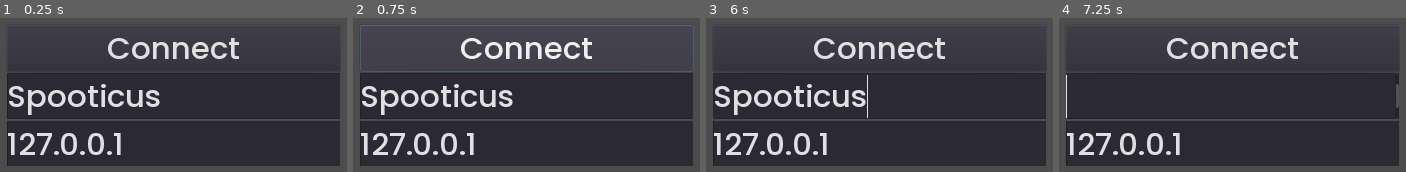
Above: before the commit, frames 1-4 (left to right).
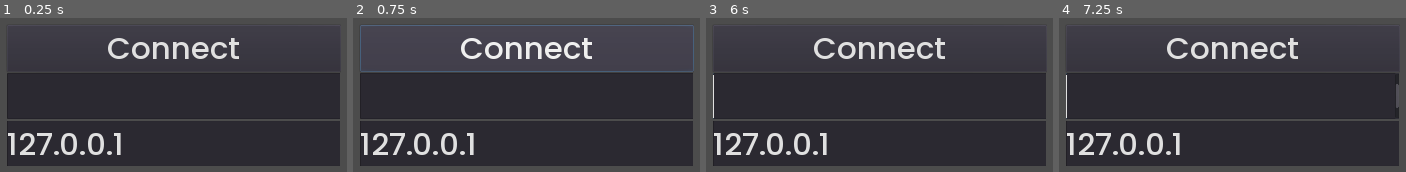
Above: after the commit, the same moments.

Repository: Spootikai/family_splatters
Game: Godot game, scene res://scenes/MainMenu.tscn
Same seed, same stepped clock (60 frames per second), same inputs: the game is played once before the commit and once after it.
Inputs (mouse positions are in pixels of both pictures, inside the frame that each line leads up to):
- Up to frame 1 (0.25 s): no input
- Up to frame 2 (0.75 s): click "Connect" at 0.5 s
- Up to frame 3 (6 s): move the mouse to (outside the picture) at 1.27 s; press the mouse at (outside the picture) at 1.28 s; move the mouse to (719, 118) at 2.02 s; release the mouse at (719, 118) at 2.03 s; right-click (719, 118) at 2.1 s; move the mouse to (outside the picture) at 2.77 s; press the mouse at (outside the picture) at 2.78 s; move the mouse to (outside the picture) at 3.52 s; release the mouse at (outside the picture) at 3.53 s; right-click (outside the picture) at 3.6 s; move the mouse to (outside the picture) at 4.27 s; press the mouse at (outside the picture) at 4.28 s; move the mouse to (outside the picture) at 5.02 s; release the mouse at (outside the picture) at 5.03 s; right-click (outside the picture) at 5.1 s; move the mouse to (921, 96) at 5.77 s; press the mouse at (921, 96) at 5.78 s
- Up to frame 4 (7.25 s): tap Enter (ui_accept) at 6.5, 6.77 s; move the mouse to (outside the picture) at 6.52 s; release the mouse at (outside the picture) at 6.53 s; right-click (outside the picture) at 6.6 s

The runs differ from the first frame. In frame 1, 2.7% of the frame differs, in the area x 2-47%, y 42-63%; in frame 2, 2.7%; in frame 3, 2.8%, in the area x 2-47%, y 37-65%; in frame 4, nothing differs.

Commit message:
Rewrite of networking code from main

Diff:
--- a/scenes/ColorButton.gd
+++ b/scenes/ColorButton.gd
@@ -1,9 +1,15 @@
 extends TextureButton
 
 export var color: Color
+onready var pale_weight = 0.2
 
 func _ready():
 	self.modulate = color
 
+func _disable():
+	self.modulate = color.blend(Color(0, 0, 0, pale_weight))
+	self.flip_h = true
+	self.disabled = true
+
 func _on_TextureButton_pressed():
-	self.find_parent("ColorPicker").button_pressed(color)
+	self.find_parent("ColorPicker").button_pressed(color.to_html())
--- a/scenes/ColorPicker.gd
+++ b/scenes/ColorPicker.gd
@@ -1,19 +1,16 @@
 extends Control
 
-
-func _ready():
-	Server.fetchPlayerData()
+onready var await_server = false
 
 func button_pressed(color):
-	PlayerSettings.color = color
-	Server.requestPlayerSettings(color.to_html(), PlayerSettings.title, self.get_instance_id())
+	Server.fetchColorAvailable(color, self.get_instance_id())
 
-func acceptPlayerSettings():
-	queue_free()
-	Server.fetchPlayerData()
-
-func denyPlayerSettings(type):
-	if type == "title":
-		PlayerSettings.title = str(Server.self_id)
-	if type == "color":
-		PlayerSettings.color = Color(250, 250, 250).to_html()
+func returnColorAvailable(color, s_value):
+	match s_value:
+		true:
+			Server.fetchLobbyJoin(color, PlayerSettings.title)
+			queue_free()
+		false:
+			for button in $Panel/GridContainer.get_children():
+				if button.color.to_html() == color:
+					button._disable()
--- a/scenes/Game.gd
+++ b/scenes/Game.gd
@@ -1,9 +1,3 @@
-
 extends Node2D
 
 var player_instance = preload("res://scenes/Player.tscn")
-
-func replicatePlayer(s_id):
-	var new_player_instance = player_instance.instance()
-	self.add_child(new_player_instance)
-	new_player_instance.game_id = s_id
--- a/scenes/Game.tscn
+++ b/scenes/Game.tscn
@@ -1,3 +1,4 @@
+
 [gd_scene load_steps=6 format=2]
 
 [ext_resource path="res://scenes/Game.gd" type="Script" id=1]
--- a/scenes/Lobby.gd
+++ b/scenes/Lobby.gd
@@ -1,41 +1,46 @@
 extends Control
 
-onready var colorpicker_instance = preload("res://scenes/ColorPicker.tscn")
 
 
+onready var colorpicker_instance = preload("res://scenes/ColorPicker.tscn")
 func _ready():
+	Server.connect("server_update", self, "_on_server_update")
+	Server.finishLoading()
+
+	# Create an instance of the color picker menu as soon as the lobby is loaded
 	var new_colorpicker = colorpicker_instance.instance()
 	$CenterContainer.add_child(new_colorpicker)
 
 func _process(delta):
-	# Every tick the button will be enabled if the player is host, and disabled otherwise
-	$CenterContainer/Button.disabled = !PlayerSettings.is_host
-
-	# Recreate the colorpicker
+	# Recreate the colorpicker if it has been closed
 	if get_node_or_null("CenterContainer/ColorPicker") == null:
 		if Input.is_action_just_pressed("escape"):
 			var new_colorpicker = colorpicker_instance.instance()
 			$CenterContainer.add_child(new_colorpicker)
 
+onready var lobby_icon_instance = preload("res://scenes/LobbyIcon.tscn")
+func _on_server_update():
+	# Every update the button will be enabled if the player is host, and disabled otherwise
+	$CenterContainer/Button.disabled = !PlayerSettings.is_host
+
+	for i in Server.players.size():
+		if !$IconHolder.get_child(i):
+			var new_lobby_icon = lobby_icon_instance.instance()
+			$IconHolder.add_child(new_lobby_icon)
+
+	# Re adjust all existing lobby icons
+	if $IconHolder.get_child_count() > 0:
+		for i in $IconHolder.get_child_count():
+			var lobby_icon = $IconHolder.get_child(i)
+
+			# Destroy excess lobby icons, and re tag existing ones
+			if Server.players.size() < i+1:
+				lobby_icon.queue_free()
+			else:
+				var icon_id = Server.players.keys()[i]
+				lobby_icon.get_node("Sprite").modulate = Server.players[icon_id].color
+				lobby_icon.get_node("Label").text = Server.players[icon_id].title
+
+
 func _on_Button_pressed():
 	Server.startGameRequest()
-
-var lobby_icon_instance = preload("res://scenes/LobbyIcon.tscn")
-func updateLobbyIcons():
-	if $IconHolder.get_child_count() == Server.players.keys().size():
-		for i in Server.players.keys().size():
-			var child = $IconHolder.get_child(i)
-			var key = Server.players.keys()[i]
-
-			child.get_node("Sprite").modulate = Server.players[key][0]
-			child.get_node("Label").text = Server.players[key][1]
-	else:
-		if $IconHolder.get_child_count() < Server.players.keys().size():
-			var new_lobby_icon = lobby_icon_instance.instance()
-			$IconHolder.add_child(new_lobby_icon)
-		if $IconHolder.get_child_count() > Server.players.keys().size():
-			for child in $IconHolder.get_children():
-				if Server.players.keys().find(child.player_id):
-					pass
-				else:
-					child.queue_free()
--- a/scenes/Lobby.tscn
+++ b/scenes/Lobby.tscn
@@ -1,7 +1,8 @@
-[gd_scene load_steps=3 format=2]
+[gd_scene load_steps=4 format=2]
 
 [ext_resource path="res://scenes/Lobby.gd" type="Script" id=1]
 [ext_resource path="res://themes/main_menu.tres" type="Theme" id=2]
+[ext_resource path="res://scenes/LobbyIcon.tscn" type="PackedScene" id=3]
 
 [node name="Lobby" type="Control"]
 anchor_right = 1.0
@@ -10,9 +11,13 @@
 script = ExtResource( 1 )
 
 [node name="IconHolder" type="HBoxContainer" parent="."]
-margin_right = 1920.0
-margin_bottom = 236.0
+margin_left = 280.0
+margin_right = 5336.0
+margin_bottom = 540.0
+rect_scale = Vector2( 0.25, 0.25 )
 size_flags_horizontal = 0
+
+[node name="LobbyIcon" parent="IconHolder" instance=ExtResource( 3 )]
 
 [node name="CenterContainer" type="CenterContainer" parent="."]
 anchor_right = 1.0
--- a/scenes/LobbyIcon.gd
+++ b/scenes/LobbyIcon.gd
@@ -1,6 +1,2 @@
+
 extends Control
-
-var player_id = -1
-
-func _ready():
-	Server.fetchPlayerData()
--- a/scenes/MainMenu.gd
+++ b/scenes/MainMenu.gd
@@ -3,10 +3,11 @@
 
 func _on_Button_pressed():
 	Server.connect_to_server($VBoxContainer/Adress.text)
+	_update()
 
-func _ready():
-	_on_Username_text_changed()
+func _update():
+	PlayerSettings.title = $VBoxContainer/Username.text
 
 # Update player settings
 func _on_Username_text_changed():
-	PlayerSettings.title = $VBoxContainer/Username.text
+	_update()
--- a/scenes/MainMenu.tscn
+++ b/scenes/MainMenu.tscn
@@ -31,7 +31,6 @@
 margin_right = 800.0
 margin_bottom = 226.0
 rect_min_size = Vector2( 0, 110 )
-text = "Spooticus"
 
 [node name="Adress" type="TextEdit" parent="VBoxContainer"]
 margin_top = 230.0
--- a/scenes/Settings.gd
+++ b/scenes/Settings.gd
@@ -1,22 +1,43 @@
 
 extends Control
 
+var playerName
+var screenSizes = 0
+# Called when the node enters the scene tree for the first time.
+func _ready():
+	if(screenSizes < 2):
+		get_node("Panel/OptionButton").add_item("Windowed")
+		get_node("Panel/OptionButton").add_item("Fullscreen")
+		screenSizes+=2
 
-# Declare member variables here. Examples:
+func _on_TextureButton_pressed():
+	# Change Functionality to pass player name somewhere when closing settings
+	# Possibly check for name availability
+	print(playerName)
+	print(get_node("Panel/OptionButton").selected)
+	queue_free()
+
+# Checks for changes in volume
+func _on_VolumeSlider_value_changed(value):
+	$Panel/Volume_Level.text = str(value)
 
 
+func _on_MenuMusic_value_changed(value):
+	$Panel/Menu_Level.text = str(value)
 
-# Called when the node enters the scene tree for the first time.
-func _ready():
-	pass
+
+func _on_GameMusic_value_changed(value):
+	$Panel/Game_Level.text = str(value)
+
+# Get name from the name textbox
+func _on_LineEdit_text_changed(new_text):
+	playerName = new_text
 
 
 
 
-
-func _on_TextureButton_pressed():
-	queue_free()
-
-
-func _on_VolumeSlider_value_changed(value):
-	$Panel/VolumeLabel.text = str(value)
+func _on_OptionButton_item_selected(index):
+	if(index == 0):
+		print("Windowed Mode")
+	if(index == 1):
+		print("Fullscreen")
--- a/scenes/Settings.tscn
+++ b/scenes/Settings.tscn
@@ -6,10 +6,28 @@
 [ext_resource path="res://assets/UI Art/familysplatter-panel.png" type="Texture" id=4]
 [ext_resource path="res://assets/UI Art/exit-normal.png" type="Texture" id=5]
 [ext_resource path="res://assets/UI Art/exit-pressed.png" type="Texture" id=6]
+[ext_resource path="res://assets/UI Art/slider-dragger-focus.png" type="Texture" id=7]
+[ext_resource path="res://assets/UI Art/slider-dragger.png" type="Texture" id=8]
+[ext_resource path="res://assets/UI Art/slider-base.png" type="Texture" id=9]
+[ext_resource path="res://assets/UI Art/slider-fill.png" type="Texture" id=10]
 
 [sub_resource type="StyleBoxTexture" id=1]
 texture = ExtResource( 4 )
 region_rect = Rect2( 0, 0, 930, 890 )
+
+[sub_resource type="StyleBoxTexture" id=2]
+texture = ExtResource( 9 )
+region_rect = Rect2( 0, 0, 411, 19 )
+
+[sub_resource type="StyleBoxTexture" id=4]
+texture = ExtResource( 10 )
+region_rect = Rect2( 0, 0, 401, 12 )
+
+[sub_resource type="StyleBoxTexture" id=3]
+texture = ExtResource( 10 )
+region_rect = Rect2( 0, 0, 401, 12 )
+
+[sub_resource type="Theme" id=5]
 
 [node name="Control" type="Control"]
 anchor_right = 1.0
@@ -21,42 +39,15 @@
 anchor_top = 0.5
 anchor_right = 0.5
 anchor_bottom = 0.5
-margin_left = -450.0
-margin_top = -425.0
-margin_right = 450.0
-margin_bottom = 425.0
+margin_left = -454.0
+margin_top = -426.0
+margin_right = 446.0
+margin_bottom = 424.0
+rect_pivot_offset = Vector2( 509, 246 )
 theme = ExtResource( 1 )
 custom_styles/panel = SubResource( 1 )
 
-[node name="VolumeSlider" type="HSlider" parent="Panel"]
-anchor_left = 0.5
-anchor_right = 0.5
-margin_left = -213.5
-margin_top = 150.0
-margin_right = 213.5
-margin_bottom = 37.0
-
-[node name="SettingsLabel" type="Label" parent="Panel"]
-anchor_left = 0.5
-anchor_right = 0.5
-margin_left = -88.5
-margin_top = 25.0
-margin_right = 88.5
-margin_bottom = 31.0
-text = "Settings"
-align = 1
-
-[node name="Sound" type="Label" parent="Panel"]
-anchor_left = 0.5
-anchor_right = 0.5
-margin_left = -88.5
-margin_top = 105.0
-margin_right = 88.5
-margin_bottom = 31.0
-text = "Volume"
-align = 1
-
-[node name="TextureButton" type="TextureButton" parent="Panel"]
+[node name="ExitButton" type="TextureButton" parent="Panel"]
 anchor_right = 0.083
 margin_left = 800.0
 margin_top = 58.0
@@ -67,13 +58,147 @@
 texture_pressed = ExtResource( 6 )
 texture_hover = ExtResource( 2 )
 
-[node name="VolumeLabel" type="Label" parent="Panel"]
+[node name="VolumeSlider" type="HSlider" parent="Panel"]
+anchor_left = 0.5
+anchor_right = 0.5
+margin_left = -213.0
+margin_top = 174.0
+margin_right = 213.5
+margin_bottom = 198.0
+custom_icons/grabber_highlight = ExtResource( 7 )
+custom_icons/grabber = ExtResource( 8 )
+custom_styles/slider = SubResource( 2 )
+custom_styles/grabber_area_highlight = SubResource( 4 )
+custom_styles/grabber_area = SubResource( 3 )
+value = 50.0
+
+[node name="SettingsLabel" type="Label" parent="Panel"]
+anchor_left = 0.5
+anchor_right = 0.5
+margin_left = -88.5
+margin_top = 33.0
+margin_right = 88.5
+margin_bottom = 61.0
+theme = SubResource( 5 )
+text = "Settings"
+align = 1
+
+[node name="Sound" type="Label" parent="Panel"]
+anchor_left = 0.5
+anchor_right = 0.5
+margin_left = -88.5
+margin_top = 129.0
+margin_right = 88.5
+margin_bottom = 157.0
+text = "Sound Effects"
+align = 1
+
+[node name="Volume_Level" type="Label" parent="Panel"]
 margin_left = 686.0
-margin_top = 141.5
+margin_top = 171.5
 margin_right = 726.0
-margin_bottom = 169.5
+margin_bottom = 199.5
 text = "0"
 align = 1
 
+[node name="Player_Name" type="Label" parent="Panel"]
+anchor_left = 0.5
+anchor_top = 0.443
+anchor_right = 0.5
+anchor_bottom = 0.443
+margin_left = -92.0
+margin_top = 58.45
+margin_right = 92.0
+margin_bottom = 88.45
+text = "Player Name"
+align = 1
+
+[node name="LineEdit" type="LineEdit" parent="Panel"]
+margin_left = 291.0
+margin_top = 477.0
+margin_right = 606.0
+margin_bottom = 515.0
+align = 1
+max_length = 12
+
+[node name="MenuMusic" type="HSlider" parent="Panel"]
+anchor_left = 0.5
+anchor_right = 0.5
+margin_left = -213.0
+margin_top = 262.0
+margin_right = 213.5
+margin_bottom = 286.0
+custom_icons/grabber_highlight = ExtResource( 7 )
+custom_icons/grabber = ExtResource( 8 )
+custom_styles/slider = SubResource( 2 )
+custom_styles/grabber_area_highlight = SubResource( 4 )
+custom_styles/grabber_area = SubResource( 3 )
+value = 50.0
+
+[node name="Menu_Music_Label" type="Label" parent="Panel"]
+anchor_left = 0.5
+anchor_right = 0.5
+margin_left = -88.5
+margin_top = 218.0
+margin_right = 88.5
+margin_bottom = 246.0
+text = "Menu Music"
+align = 1
+
+[node name="Menu_Level" type="Label" parent="Panel"]
+margin_left = 686.0
+margin_top = 259.5
+margin_right = 726.0
+margin_bottom = 287.5
+text = "0"
+align = 1
+
+[node name="Game_Music_Label" type="Label" parent="Panel"]
+anchor_left = 0.5
+anchor_right = 0.5
+margin_left = -88.5
+margin_top = 306.0
+margin_right = 88.5
+margin_bottom = 334.0
+text = "Game Music"
+align = 1
+
+[node name="GameMusic" type="HSlider" parent="Panel"]
+anchor_left = 0.5
+anchor_right = 0.5
+margin_left = -213.0
+margin_top = 350.0
+margin_right = 213.5
+margin_bottom = 374.0
+custom_icons/grabber_highlight = ExtResource( 7 )
+custom_icons/grabber = ExtResource( 8 )
+custom_styles/slider = SubResource( 2 )
+custom_styles/grabber_area_highlight = SubResource( 4 )
+custom_styles/grabber_area = SubResource( 3 )
+value = 50.0
+
+[node name="Game_Level" type="Label" parent="Panel"]
+margin_left = 686.0
+margin_top = 347.5
+margin_right = 726.0
+margin_bottom = 375.5
+text = "0"
+align = 1
+
+[node name="OptionButton" type="OptionButton" parent="Panel"]
+margin_left = 293.0
+margin_top = 591.0
+margin_right = 605.0
+margin_bottom = 629.0
+text = "Windowed"
+align = 1
+
+[connection signal="pressed" from="Panel/ExitButton" to="." method="_on_TextureButton_pressed"]
 [connection signal="value_changed" from="Panel/VolumeSlider" to="." method="_on_VolumeSlider_value_changed"]
-[connection signal="pressed" from="Panel/TextureButton" to="." method="_on_TextureButton_pressed"]
+[connection signal="text_changed" from="Panel/LineEdit" to="." method="_on_LineEdit_text_changed"]
+[connection signal="value_changed" from="Panel/MenuMusic" to="." method="_on_VolumeSlider_value_changed"]
+[connection signal="value_changed" from="Panel/MenuMusic" to="." method="_on_MenuMusic_value_changed"]
+[connection signal="value_changed" from="Panel/GameMusic" to="." method="_on_GameMusic_value_changed"]
+[connection signal="value_changed" from="Panel/GameMusic" to="." method="_on_VolumeSlider_value_changed"]
+[connection signal="value_changed" from="Panel/GameMusic" to="." method="_on_MenuMusic_value_changed"]
+[connection signal="item_selected" from="Panel/OptionButton" to="." method="_on_OptionButton_item_selected"]
--- a/singletons/PlayerSettings.gd
+++ b/singletons/PlayerSettings.gd
@@ -1,6 +1,6 @@
 extends Node
 
-var title = "Unknown"
-var color = Color(250, 250, 250).to_html()
+var title
+var color
 
 var is_host = false
--- a/singletons/Server.gd
+++ b/singletons/Server.gd
@@ -1,20 +1,24 @@
 extends Node
 
+export var lobby_scene := "res://scenes/Lobby.tscn"
+export var game_scene := "res://scemes/Game.tscn"
+
+enum {
+	LOBBY,
+	GAME
+}
+
+sync var game_state
 
 var self_id
 
-var players = {}
+signal server_update
+
+sync var players
 var network = NetworkedMultiplayerENet.new()
 
-# Automatically started once the server connection is established
-var pinging = false
-var ping_time_current = 0
-var ping_time = 0
-var ping_wait = false
-var ping_interval = 3
-var ping_interval_timer = 0
-
-func connect_to_server(ip = "127.0.0.1", port = 18181):
+var attempted = false
+func connect_to_server(ip = "35.160.170.69", port = 18181):
 	# Close pre existing connections just in case
 	network.close_connection()
 
@@ -22,82 +26,67 @@
 	network.create_client(ip, port)
 	get_tree().set_network_peer(network)
 
-	# Connect reaction functions for connect/fail
-	network.connect("connection_failed", self, "_on_connection_failed")
-	network.connect("connection_succeeded", self, "_on_connection_succeeded")
+	# Connect signals
+	if !attempted:
+		network.connect("connection_failed", self, "_on_connection_failed")
+		network.connect("connection_succeeded", self, "_on_connection_succeeded")
+		network.connect("server_disconnected", self, "_on_server_disconnected")
+		attempted = true
 
 func _on_connection_failed():
 	print("Failed to connect")
-	pinging = false
 
 func _on_connection_succeeded():
 	print("Successfully connected")
-	pinging = true
-
-	requestPlayerSettings(PlayerSettings.color, PlayerSettings.title, self.get_instance_id())
-
-	get_tree().change_scene("res://scenes/Lobby.tscn")
 	self_id = get_tree().get_network_unique_id()
 
-func _on_server_timeout():
-	print("Server timed out")
-	get_tree().change_scene("res://scenes/MainMenu.tscn")
-	pinging = false
+func _on_server_disconnected():
+	print("Server disconnected")
 
-# Ping the server, also acts as a timeout indicator
-func _ping_server():
-	rpc_id(1, "_return_ping")
-	if ping_wait:
-		_on_server_timeout()
-	ping_wait = true
-remote func _return_ping():
-	ping_wait = false
-	ping_time_current = ping_time
-	#print("Ping: "+str(ping_time_current))
+# Actual server stuff
+remote func getError(err):
+	print("SERVER ERR: "+err)
 
+remote func serverUpdate():
+	# Parse player data sent from the server if it hasnt been parsed yet
+	if typeof(players) == TYPE_STRING:
+		players = parse_json(players)
+
+	# Check if this client is the host of the lobby
+	if players.keys().size() > 0:
+		if int(players.keys()[0]) == self_id:
+			PlayerSettings.is_host = true
+		else:
+			PlayerSettings.is_host = false
+
+	# Make sure to emit this signal at the end of the server update method
+	emit_signal("server_update")
+
+func finishLoading():
+	rpc_id(1, "finishLoading")
+
+# Fetch/catch color availability
+func fetchColorAvailable(requester, color):
+	rpc_id(1, "fetchColorAvailable", requester, color)
+remote func returnColorAvailable(requester, color, s_value):
+	instance_from_id(requester).returnColorAvailable(color, s_value)
+
+func fetchLobbyJoin(color, title):
+	rpc_id(1, "fetchLobbyJoin", color, title)
+remote func returnLobbyJoin(color, title):
+	print("Successfully joined the lobby!")
+	PlayerSettings.color = color
+	PlayerSettings.title = title
+	emit_signal("server_update")
+
+# Process
 func _process(delta):
-	if pinging:
-		if ping_wait:
-			ping_time += delta
-		else:
-			ping_time_current = ping_time
-			ping_time = 0
-
-		if ping_interval_timer >= ping_interval:
-			ping_interval_timer = 0
-			_ping_server()
-		else:
-			ping_interval_timer += delta
-
-# Player settings
-func requestPlayerSettings(color, title, requester):
-	rpc_id(1, "requestPlayerSettings", color, title, requester)
-
-remote func acceptPlayerSettings(s_is_host, requester):
-	print("Player settings accepted.")
-	if instance_from_id(requester) != self:
-		instance_from_id(requester).acceptPlayerSettings()
-
-remote func denyPlayerSettings(type, requester):
-	print("Player settings denied.")
-	if instance_from_id(requester) != self:
-		instance_from_id(requester).denyPlayerSettings(type)
-
-# Get the player list
-func fetchPlayerData():
-	rpc_id(1, "fetchPlayerData")
-remote func returnPlayerData(s_json):
-	players = parse_json(s_json)
-	updateLobbyIcons()
-
-# Update player icons in the lobby
-remote func updateLobbyIcons():
-	if get_tree().get_current_scene().get_name() == "Lobby":
-		print("did it work?")
-		get_tree().get_current_scene().updateLobbyIcons()
-
-# Request to start game
-func startGameRequest():
-	rpc_id(1, "startGameRequest")
-remote func startGame():
-	get_tree().change_scene("res://scenes/Game.tscn")
+	match game_state:
+		LOBBY:
+			if get_tree().get_current_scene().get_name() != "Lobby":
+				get_tree().change_scene(lobby_scene)
+			pass
+		GAME:
+			if get_tree().get_current_sccne().get_name() !=  "Game":
+				get_tree().change_scene(game_scene)
+			pass
Not shown, changed: assets/UI Art/exit-hover.png.import
Not shown, changed: assets/UI Art/exit-normal.png.import
Not shown, changed: assets/UI Art/exit-pressed.png.import
Not shown, changed: assets/UI Art/familysplatter-panel.png.import
Not shown, changed: assets/UI Art/familysplatters-logotype.png.import
Binary file added: assets/UI Art/slider-base.png
Not shown, added: assets/UI Art/slider-base.png.import
Binary file added: assets/UI Art/slider-dragger-focus.png
Not shown, added: assets/UI Art/slider-dragger-focus.png.import
Binary file added: assets/UI Art/slider-dragger.png
Not shown, added: assets/UI Art/slider-dragger.png.import
Binary file added: assets/UI Art/slider-fill.png
(and 5 more such lines)
